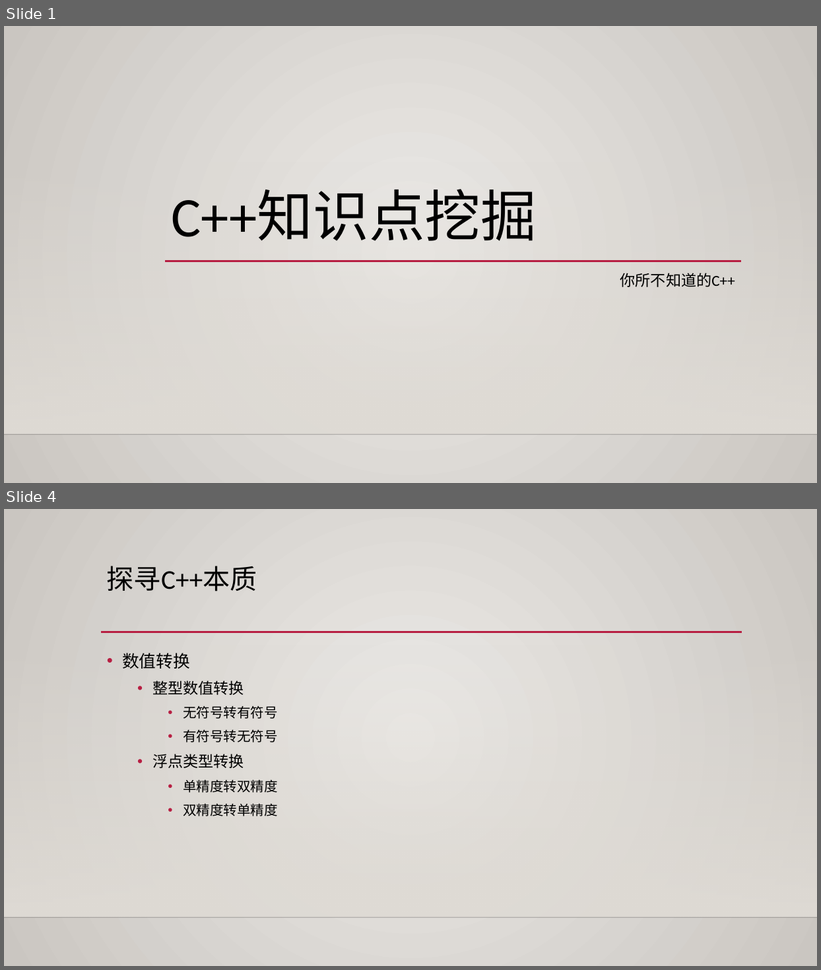
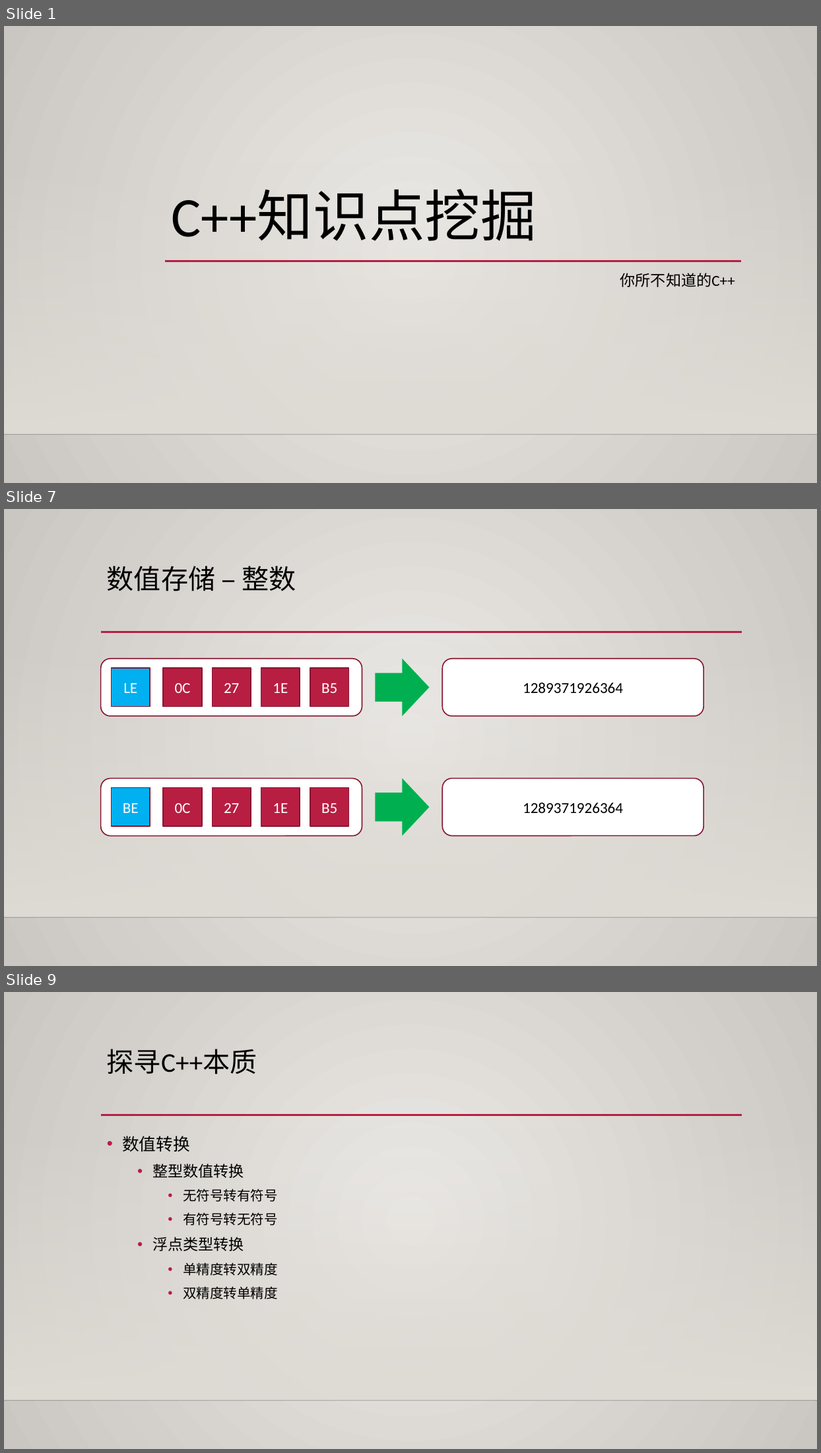
Before and after one commit to albertclass/Lessons, a slide deck: advance c++/courseware.pptx. Shown one above the other, each under a label of ours: slides 1 and 4 before the commit, slides 1, 7 and 9 after it; the slides between them are not shown. The pictures are 821x970 and 821x1453 pixels, drawn with LibreOffice and Linux fonts; fonts in the diff are those of the drawing; background and template pictures are left out. Boxes give left, top, right and bottom in pixels: in the first picture for what was removed or moved away, otherwise in the second. Text is boxed around its words. In the diff, an @@ line names an element or a change of style, - is before the commit and + after.

```diff
--- a/advance c++/courseware.pptx
+++ b/advance c++/courseware.pptx
@@ slide 7 added at bbox=[4, 509, 817, 966], background gradient #ECEAE7 to #CAC7C1; not listed: 3 template elements that a slide beside it also shows @@
@@ title added at bbox=[107, 566, 296, 591], 32 pt, text #000000 @@
+数值存储 – 整数
@@ rounded rectangle added at bbox=[101, 658, 362, 716], fill #FFFFFF, outline #871631 1.25 pt @@
@@ right arrow added at bbox=[376, 658, 430, 716], fill #00B050 @@
@@ rounded rectangle added at bbox=[443, 658, 704, 716], fill #FFFFFF, outline #871631 1.25 pt, 18 pt, text #000000 @@
+1289371926364
@@ rectangle added at bbox=[112, 668, 151, 707], fill #00B0F0, outline #871631 1.25 pt, 18 pt, text #FFFFFF @@
+LE
@@ rectangle added at bbox=[163, 668, 202, 707], fill #B71E42, outline #871631 1.25 pt, 18 pt, text #FFFFFF @@
+0C
@@ rectangle added at bbox=[212, 668, 251, 707], fill #B71E42, outline #871631 1.25 pt, 18 pt, text #FFFFFF @@
+27
@@ rectangle added at bbox=[261, 668, 300, 707], fill #B71E42, outline #871631 1.25 pt, 18 pt, text #FFFFFF @@
+1E
@@ rectangle added at bbox=[310, 668, 349, 707], fill #B71E42, outline #871631 1.25 pt, 18 pt, text #FFFFFF @@
+B5
@@ rounded rectangle added at bbox=[101, 779, 362, 836], fill #FFFFFF, outline #871631 1.25 pt @@
@@ right arrow added at bbox=[376, 779, 430, 836], fill #00B050 @@
@@ rounded rectangle added at bbox=[443, 779, 704, 836], fill #FFFFFF, outline #871631 1.25 pt, 18 pt, text #000000 @@
+1289371926364
@@ rectangle added at bbox=[112, 788, 151, 827], fill #00B0F0, outline #871631 1.25 pt, 18 pt, text #FFFFFF @@
+BE
@@ rectangle added at bbox=[163, 788, 202, 827], fill #B71E42, outline #871631 1.25 pt, 18 pt, text #FFFFFF @@
+0C
@@ rectangle added at bbox=[212, 788, 251, 827], fill #B71E42, outline #871631 1.25 pt, 18 pt, text #FFFFFF @@
+27
@@ rectangle added at bbox=[261, 788, 300, 827], fill #B71E42, outline #871631 1.25 pt, 18 pt, text #FFFFFF @@
+1E
@@ rectangle added at bbox=[310, 788, 349, 827], fill #B71E42, outline #871631 1.25 pt, 18 pt, text #FFFFFF @@
+B5
@@ what was slide 4 is now slide 9 @@
```
Also in this commit, not shown: 2 slides changed, 4 other slides added, 6 other files.
